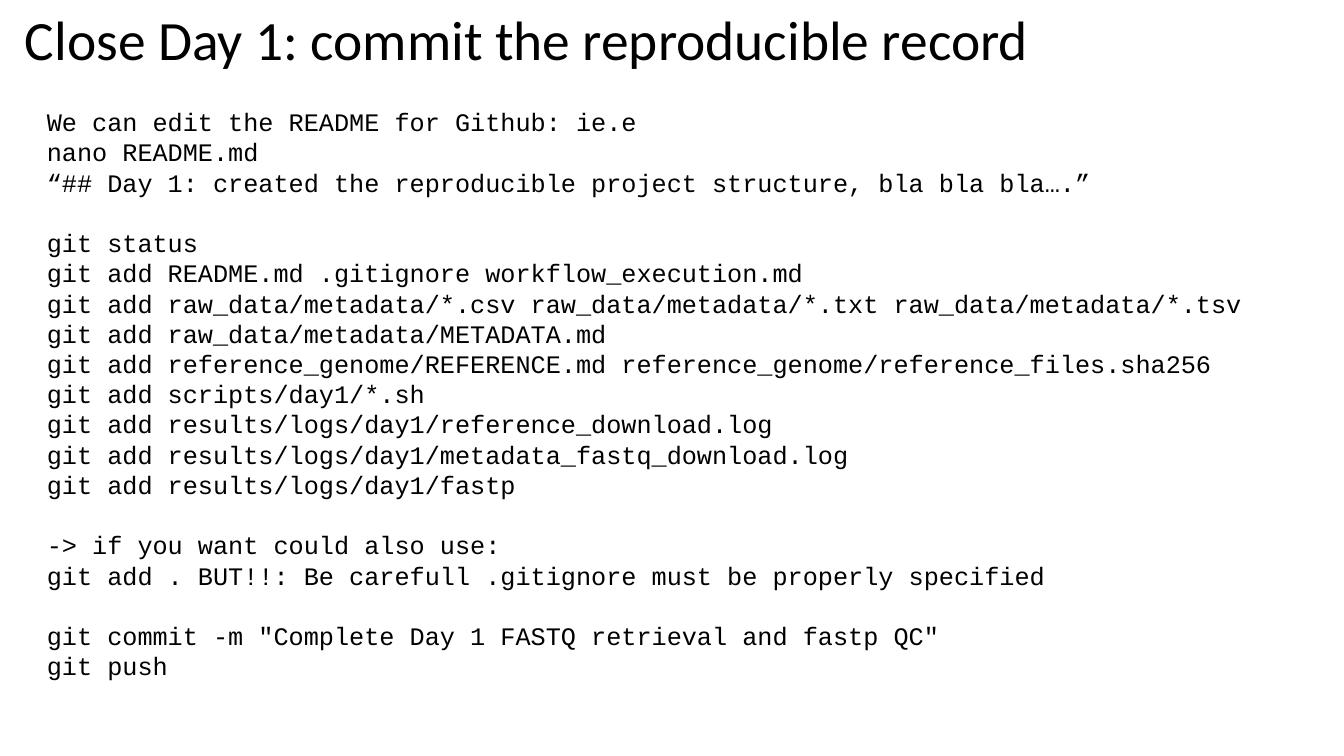
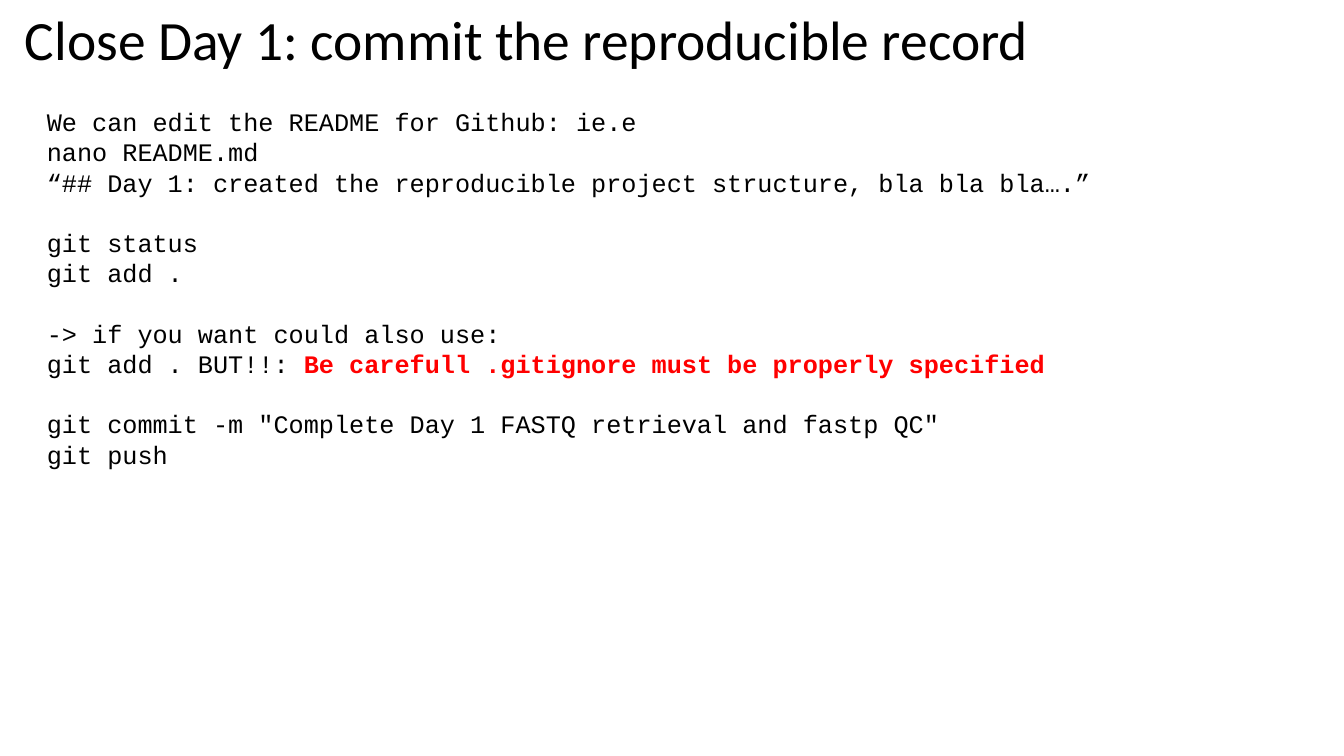
Before and after one commit to fgualdr/reproducible-ngs-workshop, a slide deck: slide 39 of power_point/Day1.pptx (slide 38 before the commit). Drawn at 1344x756 pixels with LibreOffice and Linux fonts; fonts in the diff are those of the drawing. Boxes give left, top, right and bottom in pixels: in the first picture for what was removed or moved away, otherwise in the second. Text is boxed around its words. In the diff, an @@ line names an element or a change of style, - is before the commit and + after.

```diff
--- a/power_point/Day1.pptx
+++ b/power_point/Day1.pptx
@@ text at box(47, 264, 152, 288): text changed @@
-git add README.md .gitignore workflow_execution.md
-git add raw_data/metadata/*.csv raw_data/metadata/*.txt raw_data/metadata/*.tsv
-git add raw_data/metadata/METADATA.md
-git add reference_genome/REFERENCE.md reference_genome/reference_files.sha256
-git add scripts/day1/*.sh
-git add results/logs/day1/reference_download.log
-git add results/logs/day1/metadata_fastq_download.log
-git add results/logs/day1/fastp
+git add .
@@ text at box(47, 355, 1045, 379): text colour #000000 to #FF0000, bold on in "Be carefull .gitignore must be properly specified" @@
```
Also in this commit, not shown: 35 other slides changed, 1 slide added, 10 other files.
